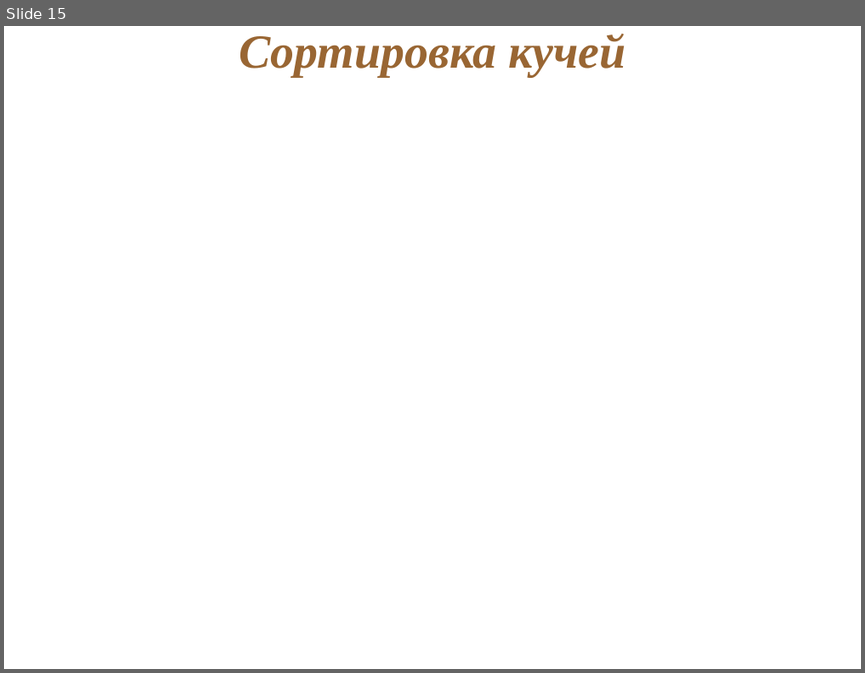
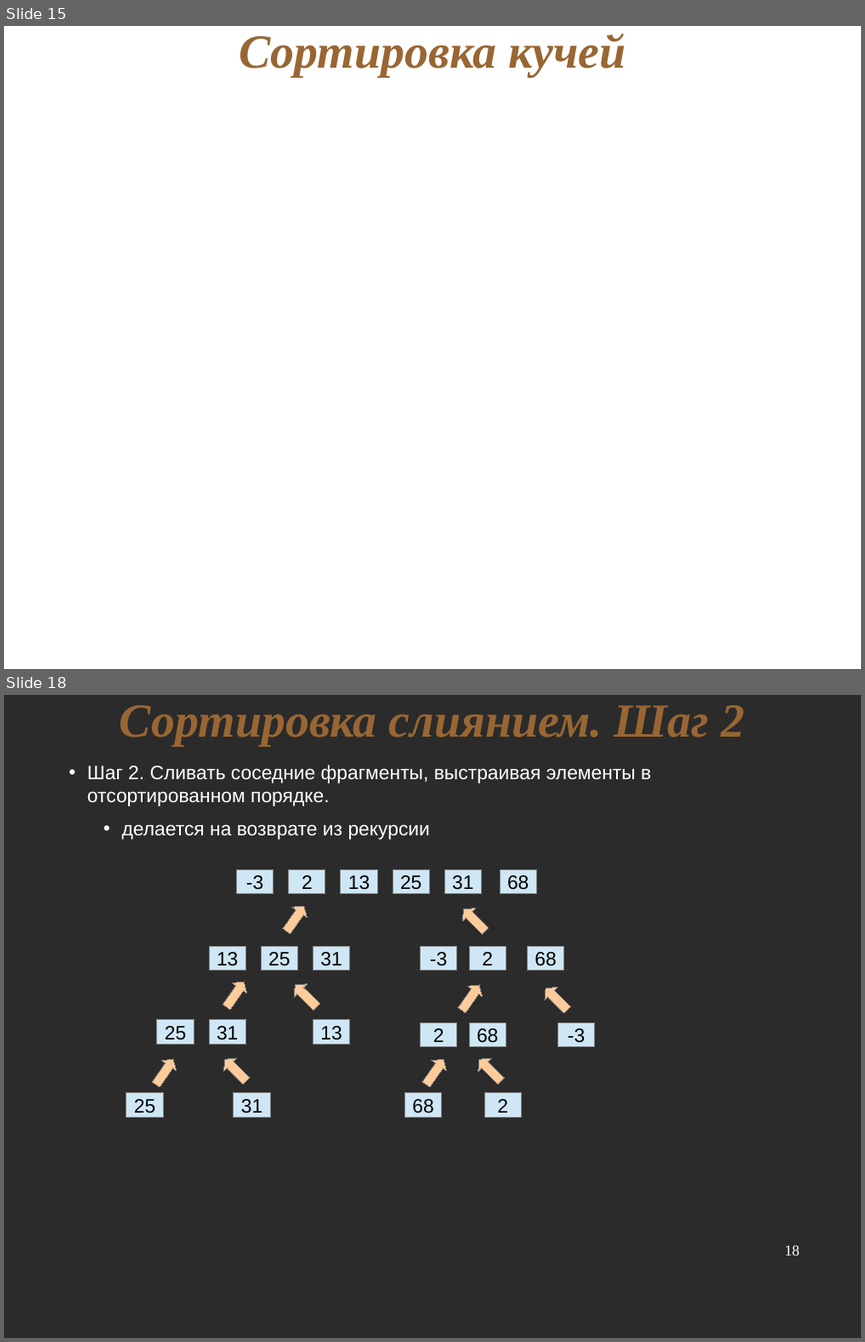
Before and after one commit to nkrot/rufsl, a slide deck: lectures/sorting.odp. Shown one above the other, each under a label of ours: slide 15 before the commit, slides 15 and 18 after it; the slides between them are not shown. The pictures are 865x673 and 865x1342 pixels, drawn with LibreOffice and Linux fonts; fonts in the diff are those of the drawing; background and template pictures are left out; a plain dark background stands for a picture behind light text. Boxes give left, top, right and bottom in pixels: in the first picture for what was removed or moved away, otherwise in the second. Text is boxed around its words. In the diff, an @@ line names an element or a change of style, - is before the commit and + after.

```diff
--- a/lectures/sorting.odp
+++ b/lectures/sorting.odp
@@ slide 18 added at [4, 695, 861, 1338], background picture (left out) @@
@@ title added at [120, 705, 744, 746], 44 pt, text #996633, bold, italic @@
+Сортировка слиянием. Шаг 2
@@ text added at [87, 765, 651, 806], 18 pt, text #FFFFFF @@
+• Шаг 2. Сливать соседние фрагменты, выстраивая элементы в отсортированном порядке.
@@ text added at [122, 824, 430, 839], 18 pt, text #FFFFFF @@
+• делается на возврате из рекурсии
@@ group added at [236, 869, 537, 893]: 6 rectangles @@
+-3
+2
+13
+25
+31
+68
@@ down arrow added at [279, 901, 312, 936], fill #FFCC99, outline #808080 0 pt @@
@@ down arrow added at [457, 902, 492, 937], fill #FFCC99, outline #808080 0 pt @@
@@ rectangle added at [209, 946, 245, 970], fill #CFE7F5, outline #808080 0 pt, 18 pt, text #000000 @@
+13
@@ rectangle added at [262, 946, 298, 970], fill #CFE7F5, outline #808080 0 pt, 18 pt, text #000000 @@
+25
@@ rectangle added at [313, 946, 350, 970], fill #CFE7F5, outline #808080 0 pt, 18 pt, text #000000 @@
+31
@@ rectangle added at [420, 946, 456, 970], fill #CFE7F5, outline #808080 0 pt, 18 pt, text #000000 @@
+-3
@@ rectangle added at [469, 946, 506, 970], fill #CFE7F5, outline #808080 0 pt, 18 pt, text #000000 @@
+2
@@ rectangle added at [528, 946, 564, 970], fill #CFE7F5, outline #808080 0 pt, 18 pt, text #000000 @@
+68
@@ down arrow added at [219, 976, 252, 1012], fill #FFCC99, outline #808080 0 pt @@
@@ down arrow added at [289, 978, 323, 1013], fill #FFCC99, outline #808080 0 pt @@
@@ down arrow added at [454, 979, 487, 1015], fill #FFCC99, outline #808080 0 pt @@
@@ down arrow added at [540, 981, 574, 1016], fill #FFCC99, outline #808080 0 pt @@
@@ rectangle added at [157, 1019, 194, 1043], fill #CFE7F5, outline #808080 0 pt, 18 pt, text #000000 @@
+25
@@ rectangle added at [209, 1019, 245, 1043], fill #CFE7F5, outline #808080 0 pt, 18 pt, text #000000 @@
+31
@@ rectangle added at [313, 1019, 350, 1043], fill #CFE7F5, outline #808080 0 pt, 18 pt, text #000000 @@
+13
@@ rectangle added at [420, 1022, 456, 1046], fill #CFE7F5, outline #808080 0 pt, 18 pt, text #000000 @@
+2
@@ rectangle added at [469, 1022, 506, 1046], fill #CFE7F5, outline #808080 0 pt, 18 pt, text #000000 @@
+68
@@ rectangle added at [558, 1022, 595, 1046], fill #CFE7F5, outline #808080 0 pt, 18 pt, text #000000 @@
+-3
@@ down arrow added at [148, 1054, 182, 1089], fill #FFCC99, outline #808080 0 pt @@
@@ down arrow added at [218, 1053, 253, 1088], fill #FFCC99, outline #808080 0 pt @@
@@ down arrow added at [419, 1054, 451, 1089], fill #FFCC99, outline #808080 0 pt @@
@@ down arrow added at [472, 1053, 507, 1088], fill #FFCC99, outline #808080 0 pt @@
@@ rectangle added at [126, 1093, 163, 1117], fill #CFE7F5, outline #808080 0 pt, 18 pt, text #000000 @@
+25
@@ rectangle added at [234, 1093, 270, 1117], fill #CFE7F5, outline #808080 0 pt, 18 pt, text #000000 @@
+31
@@ rectangle added at [405, 1093, 442, 1117], fill #CFE7F5, outline #808080 0 pt, 18 pt, text #000000 @@
+68
@@ rectangle added at [484, 1093, 521, 1117], fill #CFE7F5, outline #808080 0 pt, 18 pt, text #000000 @@
+2
@@ page number added at [784, 1245, 800, 1255], 14 pt, text #FFFFFF @@
+18
```
Also in this commit, not shown: 2 slides changed, 3 other slides added, 1 slide removed, 4 other files.
